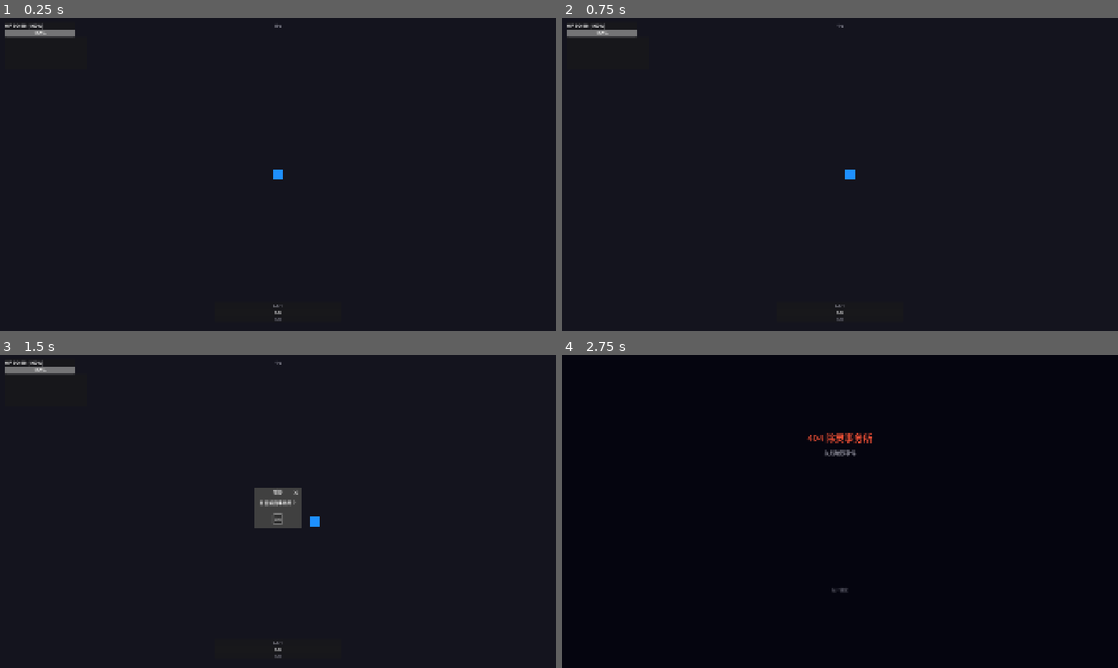
Above: before the commit, frames 1-4 (two rows, left to right).
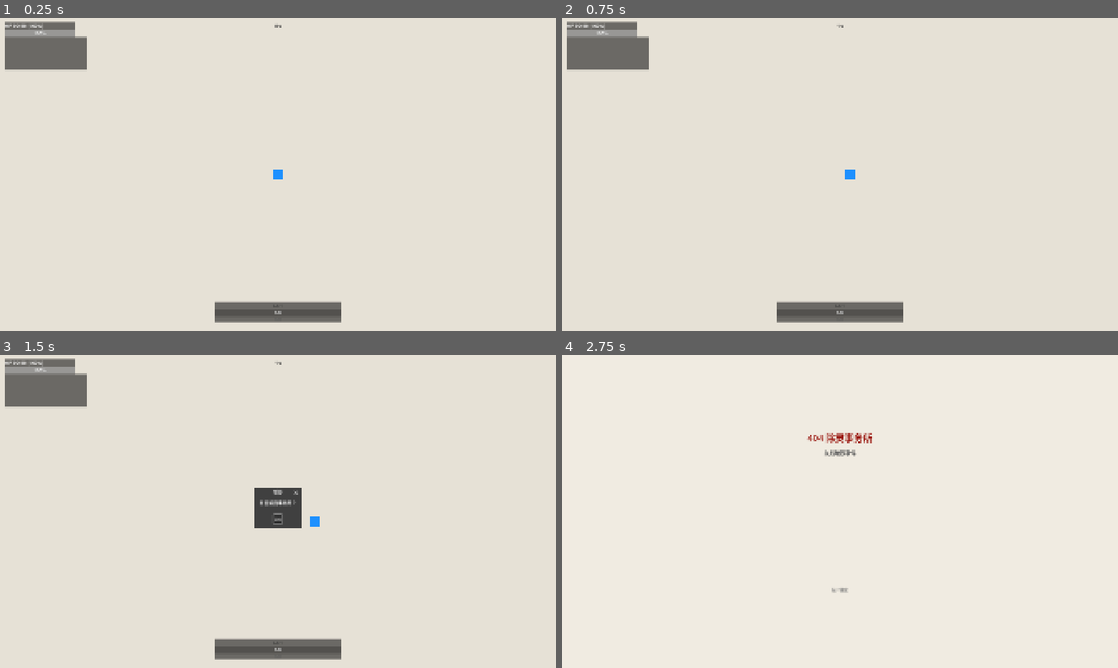
Above: after the commit, the same moments.

Repository: thefoolsparkle-oss/404_exorcism_agency
Game: Godot game, scene res://scenes/combat/combat.tscn
The game is run twice, just before and just after one commit, with the same random seed, the same clock (stepped at 60 frames per second) and the same inputs. This scene is started directly instead of the project's main scene.
Inputs (mouse positions are in pixels of both pictures, inside the frame that each line leads up to):
- Up to frame 1 (0.25 s): no input
- Up to frame 2 (0.75 s): tap Enter at 0.5 s; move the mouse to (962, 158) at 0.52 s; hold D (move_right) from 0.53 s (still down); hold E (interact) from 0.53 s (still down); click (962, 158) at 0.67 s
- Up to frame 3 (1.5 s): move the mouse to (166, 527) at 1.27 s; release D (move_right) at 1.28 s; release E (interact) at 1.28 s; hold S (move_down) from 1.28 s (still down); tap P at 1.35 s
- Up to frame 4 (2.75 s): release S (move_down) at 2 s; click "OK" at 2 s

The runs differ from the first frame. In frame 1, 100% of the frame differs, in the area x 0-100%, y 0-100%; in frame 2, 100%; in frame 3, 99%; in frame 4, 100%.
Error in both runs: Trying to assign an array of type "Array" to a variable of type "Array[String]". (res://scripts/ui/narrative_screen.gd:20)

Commit message:
UI: switch to paper/archive theme — beige backgrounds, dark text, red accents, easier on eyes

Diff:
--- a/game/scenes/combat/combat.tscn
+++ b/game/scenes/combat/combat.tscn
@@ -13,7 +13,7 @@
 script = ExtResource("2_combat")
 
 [node name="ground" type="ColorRect" parent="."]
-color = Color(0.08, 0.08, 0.12, 1)
+color = Color(0.9, 0.88, 0.84, 1)
 size = Vector2(3840, 2160)
 
 [node name="border_lines" type="Node2D" parent="."]
--- a/game/scenes/office/office_main.tscn
+++ b/game/scenes/office/office_main.tscn
@@ -9,7 +9,7 @@
 script = ExtResource("1_office")
 
 [node name="ground" type="ColorRect" parent="."]
-color = Color(0.04, 0.03, 0.08, 1)
+color = Color(0.92, 0.9, 0.86, 1)
 anchors_preset = 15
 anchor_right = 1.0
 anchor_bottom = 1.0
@@ -20,28 +20,28 @@
 anchors_preset = 15
 anchor_right = 1.0
 anchor_bottom = 1.0
-theme_override_constants/margin_left = 80
+theme_override_constants/margin_left = 100
 theme_override_constants/margin_top = 50
-theme_override_constants/margin_right = 80
+theme_override_constants/margin_right = 100
 theme_override_constants/margin_bottom = 50
 
 [node name="MainVBox" type="VBoxContainer" parent="CanvasLayer/Margin"]
 layout_mode = 2
-theme_override_constants/separation = 14
+theme_override_constants/separation = 12
 
 [node name="Title" type="Label" parent="CanvasLayer/Margin/MainVBox"]
 layout_mode = 2
 text = "404 除灵事务所"
 horizontal_alignment = 1
 theme_override_font_sizes/font_size = 42
-theme_override_colors/font_color = Color(0.9, 0.25, 0.2, 1)
+theme_override_colors/font_color = Color(0.6, 0.08, 0.05, 1)
 
 [node name="Subtitle" type="Label" parent="CanvasLayer/Margin/MainVBox"]
 layout_mode = 2
 text = "New Hu City Anomaly Files"
 horizontal_alignment = 1
-theme_override_font_sizes/font_size = 15
-theme_override_colors/font_color = Color(0.45, 0.45, 0.55, 1)
+theme_override_font_sizes/font_size = 14
+theme_override_colors/font_color = Color(0.35, 0.35, 0.35, 1)
 
 [node name="Separator1" type="HSeparator" parent="CanvasLayer/Margin/MainVBox"]
 layout_mode = 2
@@ -53,8 +53,8 @@
 [node name="CharLabel" type="Label" parent="CanvasLayer/Margin/MainVBox/CharacterSection"]
 layout_mode = 2
 text = "选择调查员"
-theme_override_font_sizes/font_size = 16
-theme_override_colors/font_color = Color(0.7, 0.7, 0.75, 1)
+theme_override_font_sizes/font_size = 15
+theme_override_colors/font_color = Color(0.25, 0.25, 0.25, 1)
 
 [node name="char_select" type="OptionButton" parent="CanvasLayer/Margin/MainVBox/CharacterSection"]
 layout_mode = 2
@@ -65,7 +65,7 @@
 theme_override_font_sizes/font_size = 12
 autowrap_mode = 3
 custom_minimum_size = Vector2(0, 80)
-theme_override_colors/font_color = Color(0.55, 0.55, 0.6, 1)
+theme_override_colors/font_color = Color(0.3, 0.3, 0.3, 1)
 
 [node name="Separator2" type="HSeparator" parent="CanvasLayer/Margin/MainVBox"]
 layout_mode = 2
@@ -90,8 +90,8 @@
 layout_mode = 2
 text = "异常精华: 0 | 破损回路: 0"
 horizontal_alignment = 1
-theme_override_font_sizes/font_size = 14
-theme_override_colors/font_color = Color(0.5, 0.5, 0.55, 1)
+theme_override_font_sizes/font_size = 13
+theme_override_colors/font_color = Color(0.4, 0.4, 0.4, 1)
 
 [node name="Separator3" type="HSeparator" parent="CanvasLayer/Margin/MainVBox"]
 layout_mode = 2
@@ -99,7 +99,7 @@
 [node name="QuitButton" type="Button" parent="CanvasLayer/Margin/MainVBox"]
 layout_mode = 2
 text = "退出游戏"
-theme_override_colors/font_color = Color(0.5, 0.3, 0.3, 1)
+theme_override_colors/font_color = Color(0.5, 0.2, 0.15, 1)
 
 [node name="CaseListUI" type="Control" parent="CanvasLayer"]
 anchors_preset = 15
@@ -108,7 +108,7 @@
 script = ExtResource("2_case_list")
 
 [node name="DimBackground" type="ColorRect" parent="CanvasLayer/CaseListUI"]
-color = Color(0, 0, 0, 0.5)
+color = Color(0, 0, 0, 0.3)
 anchors_preset = 15
 anchor_right = 1.0
 anchor_bottom = 1.0
@@ -138,7 +138,7 @@
 layout_mode = 2
 text = "选择案件"
 theme_override_font_sizes/font_size = 20
-theme_override_colors/font_color = Color(0.9, 0.25, 0.2, 1)
+theme_override_colors/font_color = Color(0.6, 0.1, 0.05, 1)
 
 [node name="CaseList" type="VBoxContainer" parent="CanvasLayer/CaseListUI/Panel/VBoxContainer"]
 layout_mode = 2
--- a/game/scenes/ui/case_briefing.tscn
+++ b/game/scenes/ui/case_briefing.tscn
@@ -6,7 +6,7 @@
 script = ExtResource("1_briefing")
 
 [node name="DimBackground" type="ColorRect" parent="."]
-color = Color(0, 0, 0, 0.7)
+color = Color(0, 0, 0, 0.3)
 anchors_preset = 15
 anchor_right = 1.0
 anchor_bottom = 1.0
@@ -37,27 +37,27 @@
 text = "案件标题"
 horizontal_alignment = 1
 theme_override_font_sizes/font_size = 24
-theme_override_colors/font_color = Color(0.9, 0.3, 0.2, 1)
+theme_override_colors/font_color = Color(0.6, 0.05, 0.05, 1)
 
 [node name="threat_label" type="Label" parent="panel/vbox"]
 layout_mode = 2
 text = "威胁等级: - | 区域: -"
 horizontal_alignment = 1
 theme_override_font_sizes/font_size = 13
-theme_override_colors/font_color = Color(0.6, 0.6, 0.65, 1)
+theme_override_colors/font_color = Color(0.35, 0.35, 0.35, 1)
 
 [node name="briefing_label" type="Label" parent="panel/vbox"]
 layout_mode = 2
 text = "案件简报"
 autowrap_mode = 3
 theme_override_font_sizes/font_size = 15
-theme_override_colors/font_color = Color(0.85, 0.85, 0.88, 1)
+theme_override_colors/font_color = Color(0.1, 0.1, 0.1, 1)
 
 [node name="objectives_label" type="Label" parent="panel/vbox"]
 layout_mode = 2
 text = "任务目标:"
 theme_override_font_sizes/font_size = 14
-theme_override_colors/font_color = Color(0.75, 0.75, 0.8, 1)
+theme_override_colors/font_color = Color(0.15, 0.15, 0.15, 1)
 
 [node name="spacer" type="Control" parent="panel/vbox"]
 layout_mode = 2
--- a/game/scenes/ui/hud.tscn
+++ b/game/scenes/ui/hud.tscn
@@ -20,7 +20,7 @@
 layout_mode = 2
 text = "HP 90/90 (100%)"
 theme_override_font_sizes/font_size = 17
-theme_override_colors/font_color = Color(0.95, 0.95, 0.95, 1)
+theme_override_colors/font_color = Color(0.15, 0.15, 0.15, 1)
 
 [node name="hp_bar" type="ProgressBar" parent="hp_panel/vbox_hp"]
 layout_mode = 2
@@ -37,7 +37,7 @@
 text = "0s"
 horizontal_alignment = 1
 theme_override_font_sizes/font_size = 20
-theme_override_colors/font_color = Color(0.6, 0.6, 0.65, 1)
+theme_override_colors/font_color = Color(0.2, 0.2, 0.2, 1)
 
 [node name="boss_hp" type="ProgressBar" parent="."]
 anchors_preset = 1
@@ -46,7 +46,7 @@
 offset_left = -300.0
 offset_top = 48.0
 offset_right = 300.0
-offset_bottom = 68.0
+offset_bottom = 64.0
 visible = false
 show_percentage = false
 
@@ -67,7 +67,7 @@
 layout_mode = 2
 text = "Lv.1"
 horizontal_alignment = 1
-theme_override_colors/font_color = Color(0.7, 0.7, 0.75, 1)
+theme_override_colors/font_color = Color(0.2, 0.2, 0.2, 1)
 
 [node name="xp_bar" type="ProgressBar" parent="xp_panel/vbox_xp"]
 layout_mode = 2
@@ -78,7 +78,7 @@
 text = "0/30"
 horizontal_alignment = 1
 theme_override_font_sizes/font_size = 12
-theme_override_colors/font_color = Color(0.5, 0.5, 0.55, 1)
+theme_override_colors/font_color = Color(0.35, 0.35, 0.35, 1)
 
 [node name="skill_icons" type="HBoxContainer" parent="."]
 anchors_preset = 4
@@ -99,4 +99,4 @@
 layout_mode = 2
 text = ""
 theme_override_font_sizes/font_size = 13
-theme_override_colors/font_color = Color(0.75, 0.75, 0.8, 1)
+theme_override_colors/font_color = Color(0.15, 0.15, 0.15, 1)
--- a/game/scenes/ui/narrative_screen.tscn
+++ b/game/scenes/ui/narrative_screen.tscn
@@ -6,13 +6,7 @@
 script = ExtResource("1_narrative")
 
 [node name="dim" type="ColorRect" parent="."]
-color = Color(0.02, 0.02, 0.06, 1)
-anchors_preset = 15
-anchor_right = 1.0
-anchor_bottom = 1.0
-
-[node name="scanline" type="ColorRect" parent="dim"]
-color = Color(0.02, 0.02, 0.02, 0.05)
+color = Color(0.94, 0.92, 0.88, 1)
 anchors_preset = 15
 anchor_right = 1.0
 anchor_bottom = 1.0
@@ -34,21 +28,21 @@
 text = ""
 horizontal_alignment = 1
 theme_override_font_sizes/font_size = 32
-theme_override_colors/font_color = Color(0.9, 0.3, 0.2, 1)
+theme_override_colors/font_color = Color(0.6, 0.08, 0.05, 1)
 
 [node name="subtitle" type="Label" parent="dim/center"]
 layout_mode = 2
 text = ""
 horizontal_alignment = 1
 theme_override_font_sizes/font_size = 18
-theme_override_colors/font_color = Color(0.5, 0.5, 0.55, 1)
+theme_override_colors/font_color = Color(0.35, 0.35, 0.35, 1)
 
 [node name="text" type="Label" parent="dim/center"]
 layout_mode = 2
 text = ""
 autowrap_mode = 3
 theme_override_font_sizes/font_size = 15
-theme_override_colors/font_color = Color(0.82, 0.82, 0.85, 1)
+theme_override_colors/font_color = Color(0.1, 0.1, 0.1, 1)
 size_flags_vertical = 3
 
 [node name="next_hint" type="Label" parent="dim/center"]
@@ -56,4 +50,4 @@
 text = "按 E 继续"
 horizontal_alignment = 1
 theme_override_font_sizes/font_size = 13
-theme_override_colors/font_color = Color(0.35, 0.35, 0.4, 1)
+theme_override_colors/font_color = Color(0.5, 0.5, 0.5, 1)
